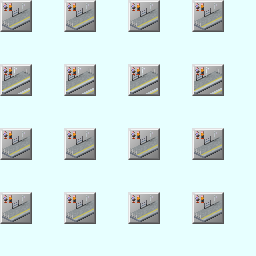
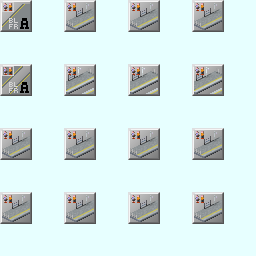
Layered file, before and after one edit (256x256). Changes by layer:
added group "Icons_List" with 24 layers above "レイヤーグループ #2" over box(2, 2, 30, 94)
added group "Angle_No_D" with 12 layers in group "Icons_List" over box(2, 66, 30, 94)
added layer "貼り付けられたレイヤー #3" in group "Angle_No_D" over box(2, 66, 30, 94)
added layer "貼り付けられたレイヤー #4" in group "Angle_No_D" over box(2, 66, 30, 94)
added layer "Fence #1" in group "Angle_No_D" over box(2, 66, 18, 93)
added layer "貼り付けられたレイヤー #5" in group "Angle_No_D" over box(20, 82, 29, 93)
added layer "Icons コピー" in group "Angle_No_D" over box(2, 66, 23, 88)
added layer "Icons #1" in group "Angle_No_D" over box(9, 72, 30, 94)
added layer "貼り付けられたレイヤー #6" in group "Angle_No_D" over box(2, 66, 30, 94)
added group "Angle_No" with 10 layers in group "Icons_List" over box(2, 2, 30, 30)
added layer "貼り付けられたレイヤー #1" in group "Angle_No" over box(2, 2, 30, 30)
added layer "Fence" in group "Angle_No" over box(2, 2, 18, 29)
added layer "貼り付けられたレイヤー #2" in group "Angle_No" over box(20, 18, 29, 29)
added layer "Icons" in group "Angle_No" over box(2, 4, 30, 30)
added layer "貼り付けられたレイヤー" in group "Angle_No" over box(2, 2, 30, 30)
